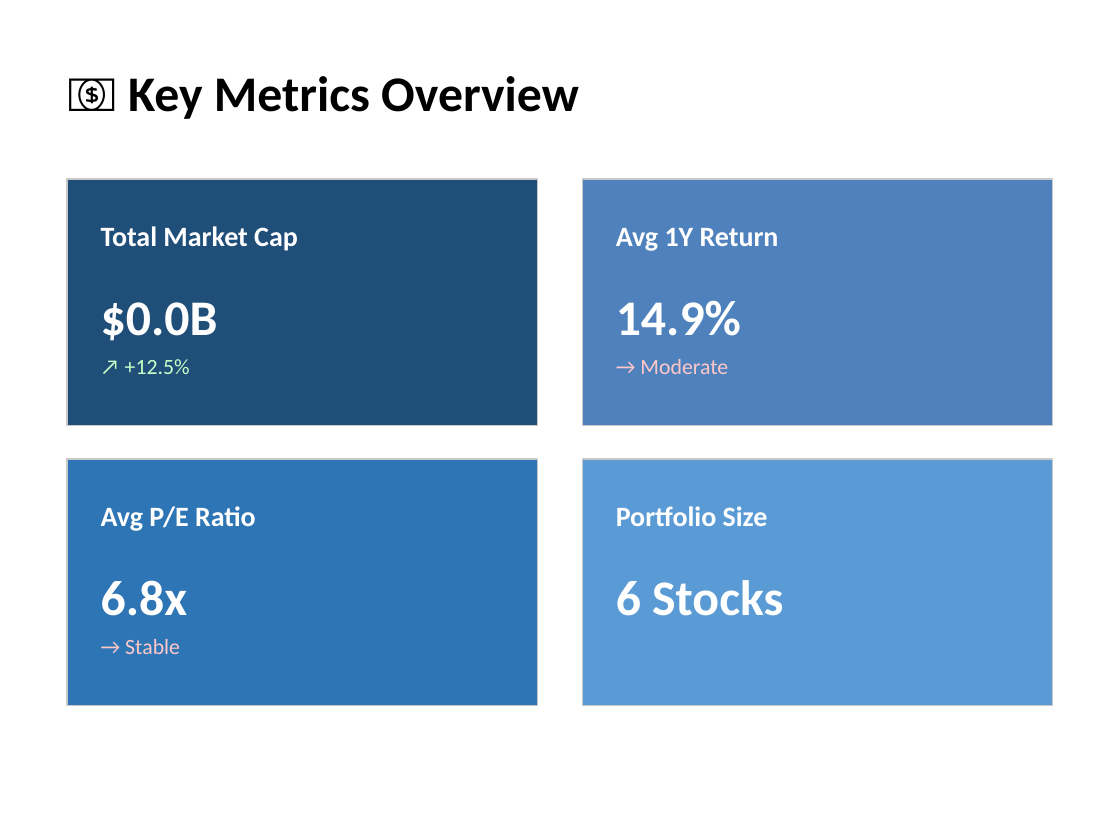
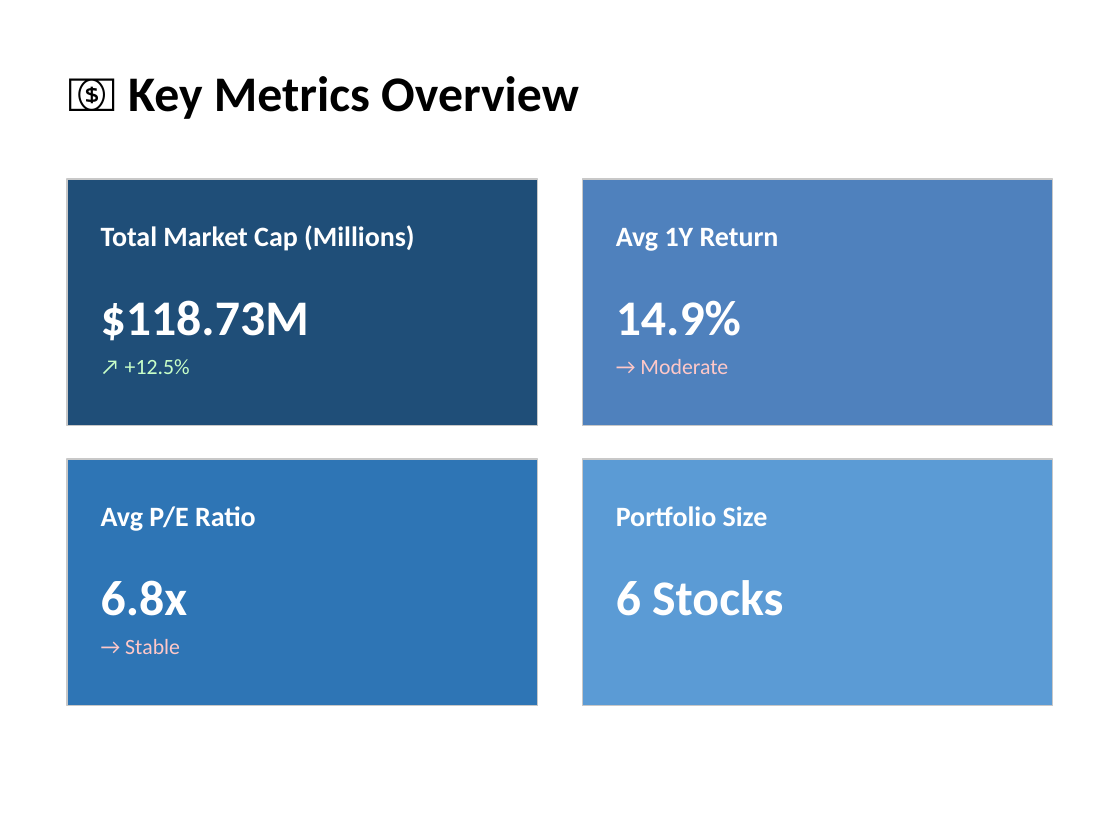
Before and after one commit to gaurav13407/FINEDECK-Excel-to-PPT-, a slide deck: slide 3 of examples/professional_demo/Financials_PRO_Tier.pptx. Drawn at 1120x840 pixels with LibreOffice and Linux fonts; fonts in the diff are those of the drawing. Boxes give left, top, right and bottom in pixels: in the first picture for what was removed or moved away, otherwise in the second. Text is boxed around its words. In the diff, an @@ line names an element or a change of style, - is before the commit and + after.

```diff
--- a/examples/professional_demo/Financials_PRO_Tier.pptx
+++ b/examples/professional_demo/Financials_PRO_Tier.pptx
@@ text at box(101, 225, 415, 251): text changed @@
-Total Market Cap
+Total Market Cap (Millions)
@@ text at box(101, 300, 309, 341): text changed @@
-$0.0B
+$118.73M
```
Also in this commit, not shown: 2 other slides changed, 29 other files.
